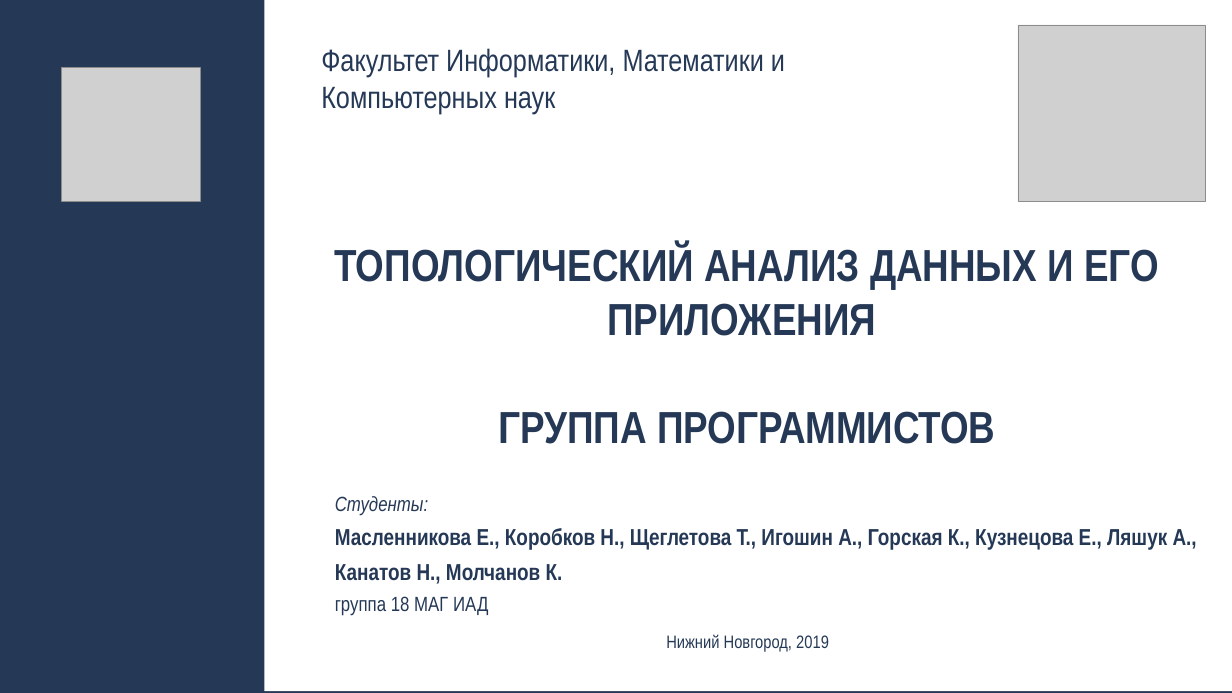
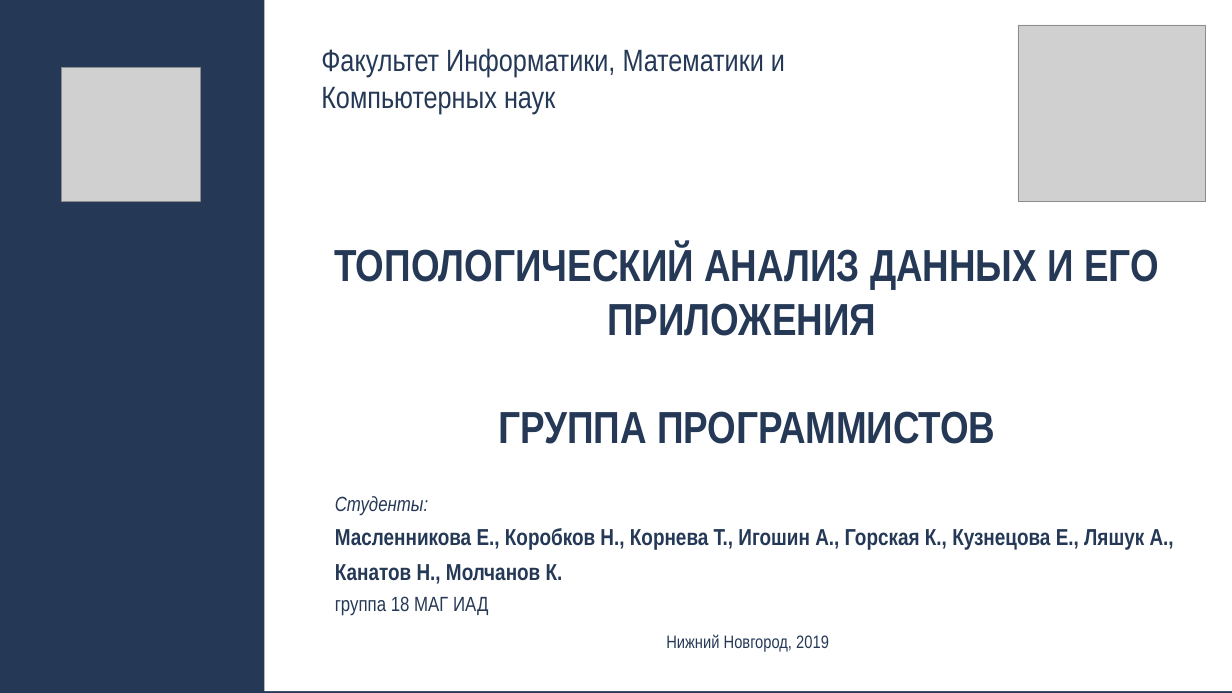
Before and after one commit to maksimovVva/hse-tda, a slide deck: slide 1 of survey.pptx. Drawn at 1232x693 pixels with LibreOffice and Linux fonts; fonts in the diff are those of the drawing; grey boxes stand for pictures. Boxes give left, top, right and bottom in pixels: in the first picture for what was removed or moved away, otherwise in the second. Text is boxed around its words. In the diff, an @@ line names an element or a change of style, - is before the commit and + after.

Commit message:
Light fix

```diff
--- a/survey.pptx
+++ b/survey.pptx
@@ text at bbox=[335, 528, 1174, 584]: text changed @@
-Масленникова Е., Коробков Н., Щеглетова Т., Игошин А., Горская К., Кузнецова Е., Ляшук А., Канатов Н., Молчанов К.
+Масленникова Е., Коробков Н., Корнева Т., Игошин А., Горская К., Кузнецова Е., Ляшук А., Канатов Н., Молчанов К.
```
